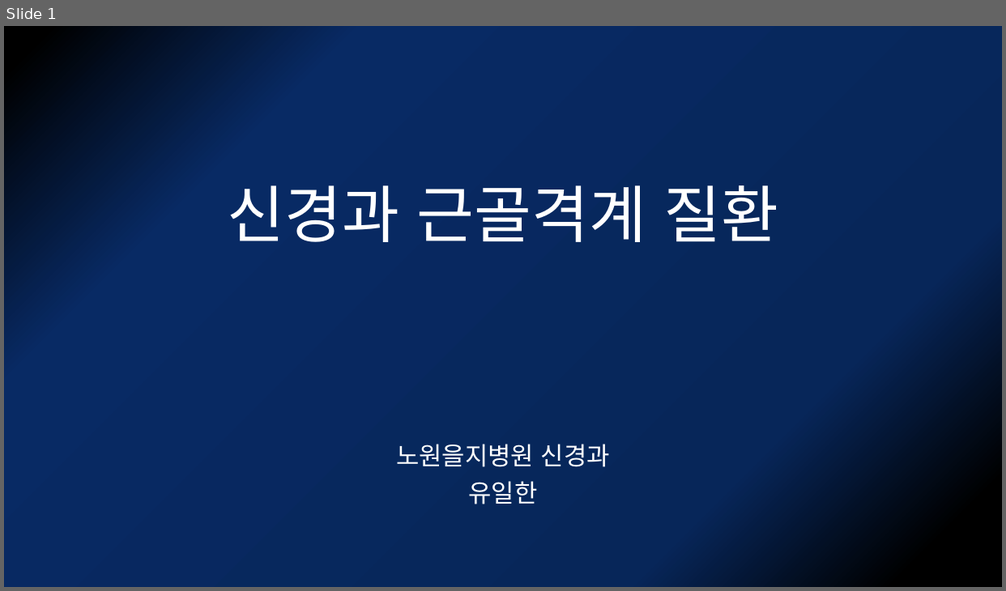
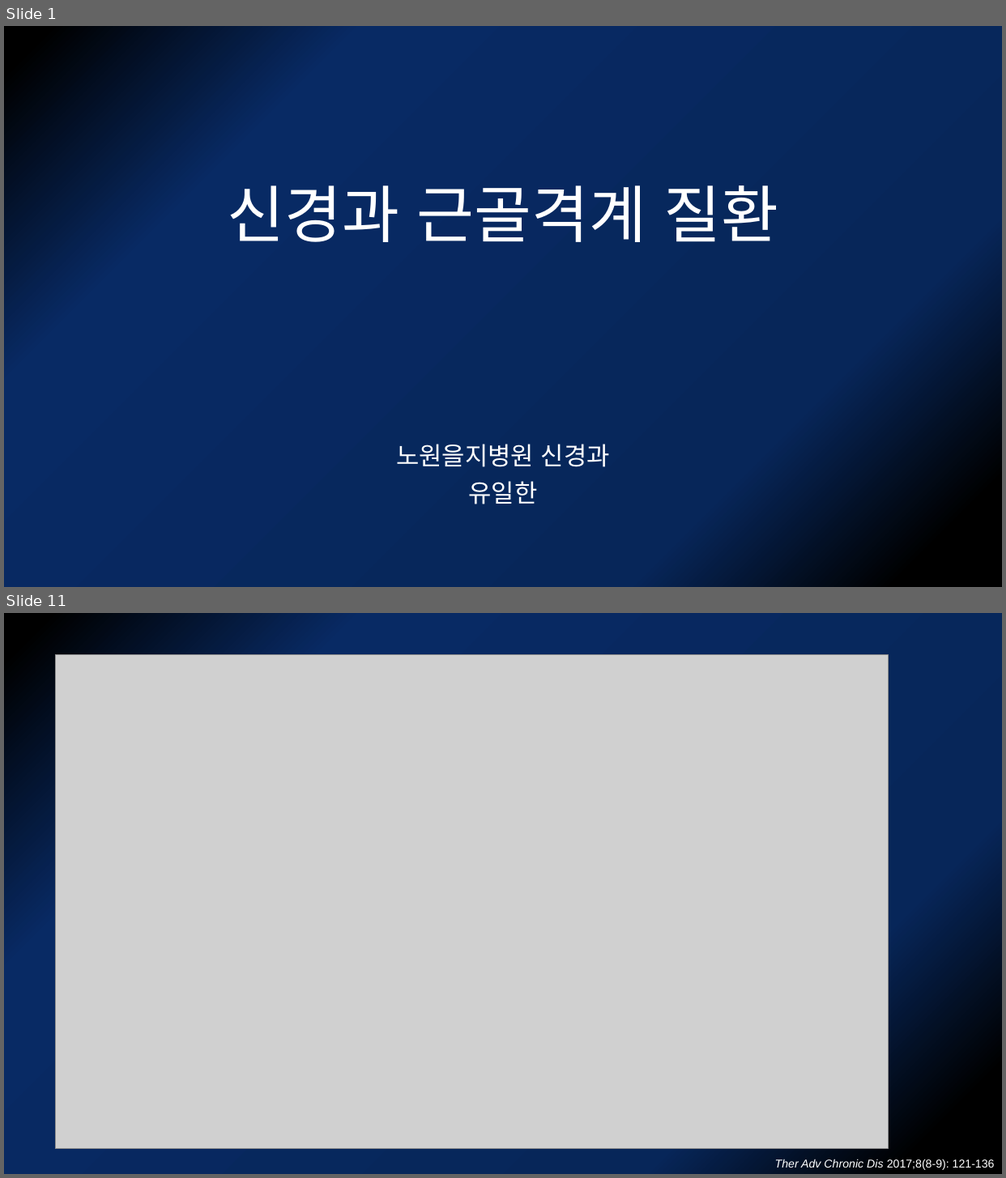
Before and after one commit to kjfdf/-, a slide deck: 신경과 근골격계 질환.pptx. Shown one above the other, each under a label of ours: slide 1 before the commit, slides 1 and 11 after it; the slides between them are not shown. The pictures are 1006x591 and 1006x1178 pixels, drawn with LibreOffice and Linux fonts; fonts in the diff are those of the drawing; grey boxes stand for pictures. Boxes give left, top, right and bottom in pixels: in the first picture for what was removed or moved away, otherwise in the second. Text is boxed around its words. In the diff, an @@ line names an element or a change of style, - is before the commit and + after.

```diff
--- a/신경과 근골격계 질환.pptx
+++ b/신경과 근골격계 질환.pptx
@@ slide 11 added at (4,613,1002,1174), background gradient #000000 to #072659 to #082A64 @@
@@ picture added at (55,655,888,1150) @@
@@ text added at (775,1159,995,1170), 11 pt, text #FFFFFF @@
+Ther Adv Chronic Dis 2017;8(8-9): 121-136
```
Also in this commit, not shown: 20 other slides added, 1 slide removed.
